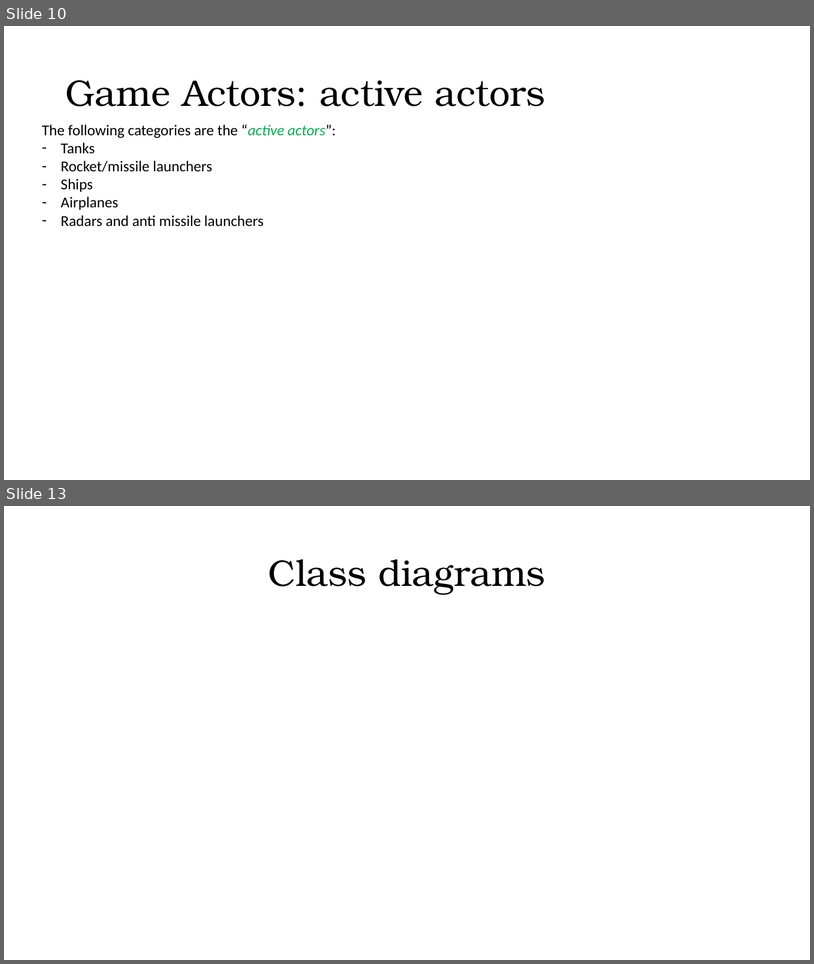
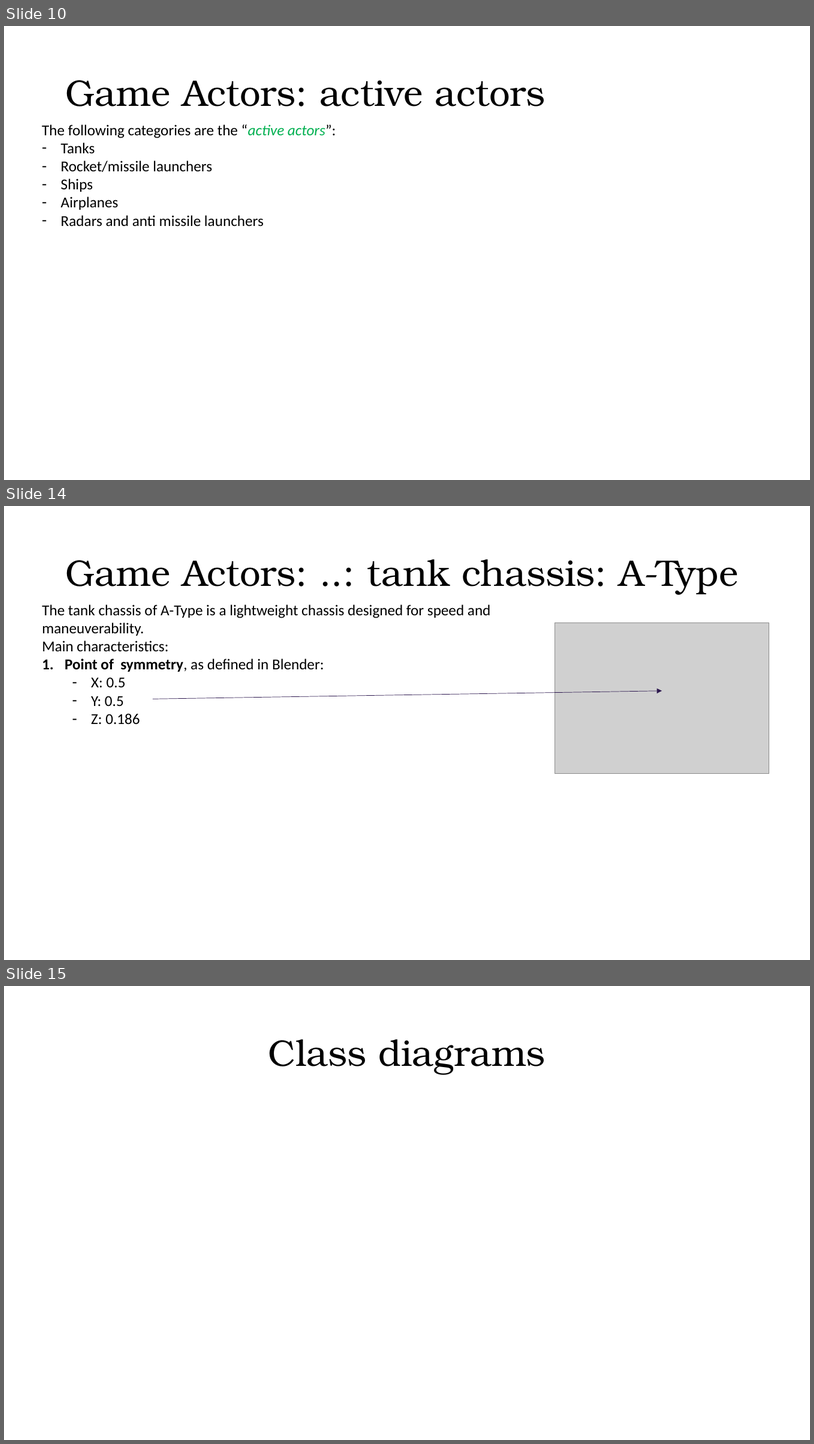
Before and after one commit to george2209/PlanesAndShips, a slide deck: PlanesAndShips/docs/ProjectDocumentation.pptx. Shown one above the other, each under a label of ours: slides 10 and 13 before the commit, slides 10, 14 and 15 after it; the slides between them are not shown. The pictures are 814x964 and 814x1444 pixels, drawn with LibreOffice and Linux fonts; fonts in the diff are those of the drawing; grey boxes stand for pictures; background and template pictures are left out. Boxes give left, top, right and bottom in pixels: in the first picture for what was removed or moved away, otherwise in the second. Text is boxed around its words. In the diff, an @@ line names an element or a change of style, - is before the commit and + after.

```diff
--- a/PlanesAndShips/docs/ProjectDocumentation.pptx
+++ b/PlanesAndShips/docs/ProjectDocumentation.pptx
@@ slide 14 added at (4, 506, 810, 960), background #FFFFFF @@
@@ title added at (65, 559, 738, 594), 44 pt, text #000000 @@
+Game Actors: ..: tank chassis: A-Type
@@ text added at (42, 604, 491, 724), 18 pt, text #000000 @@
+The tank chassis of A-Type is a lightweight chassis designed for speed and maneuverability.
+Main characteristics:
+1. Point of symmetry, as defined in Blender:
+  – X: 0.5
+  – Y: 0.5
+  – Z: 0.186
@@ picture added at (556, 623, 770, 774) @@
@@ arrow added from (153, 699) to (662, 691), #2D184F 0.5 pt @@
@@ what was slide 13 is now slide 15 @@
```
Also in this commit, not shown: 3 slides changed, 1 other slide added, 2 other files.
